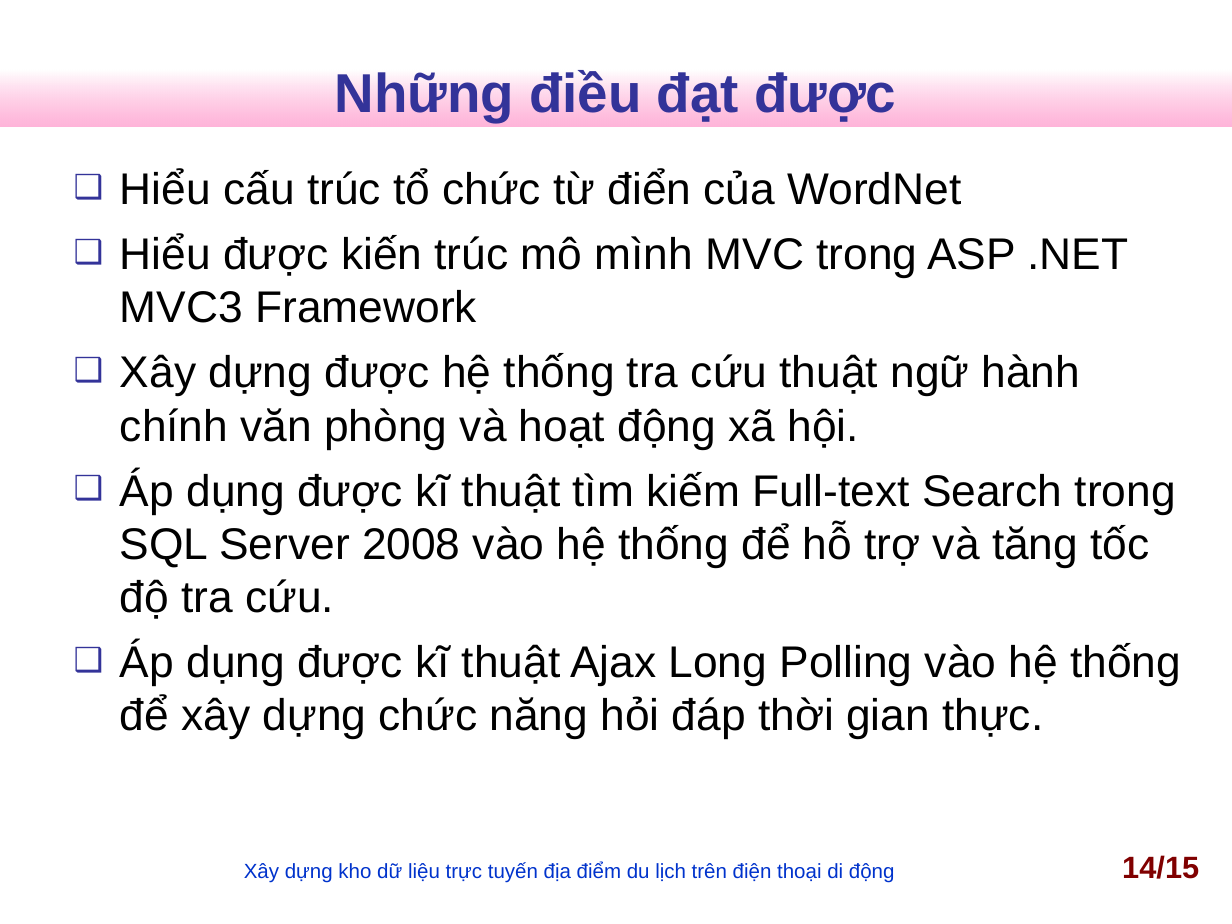
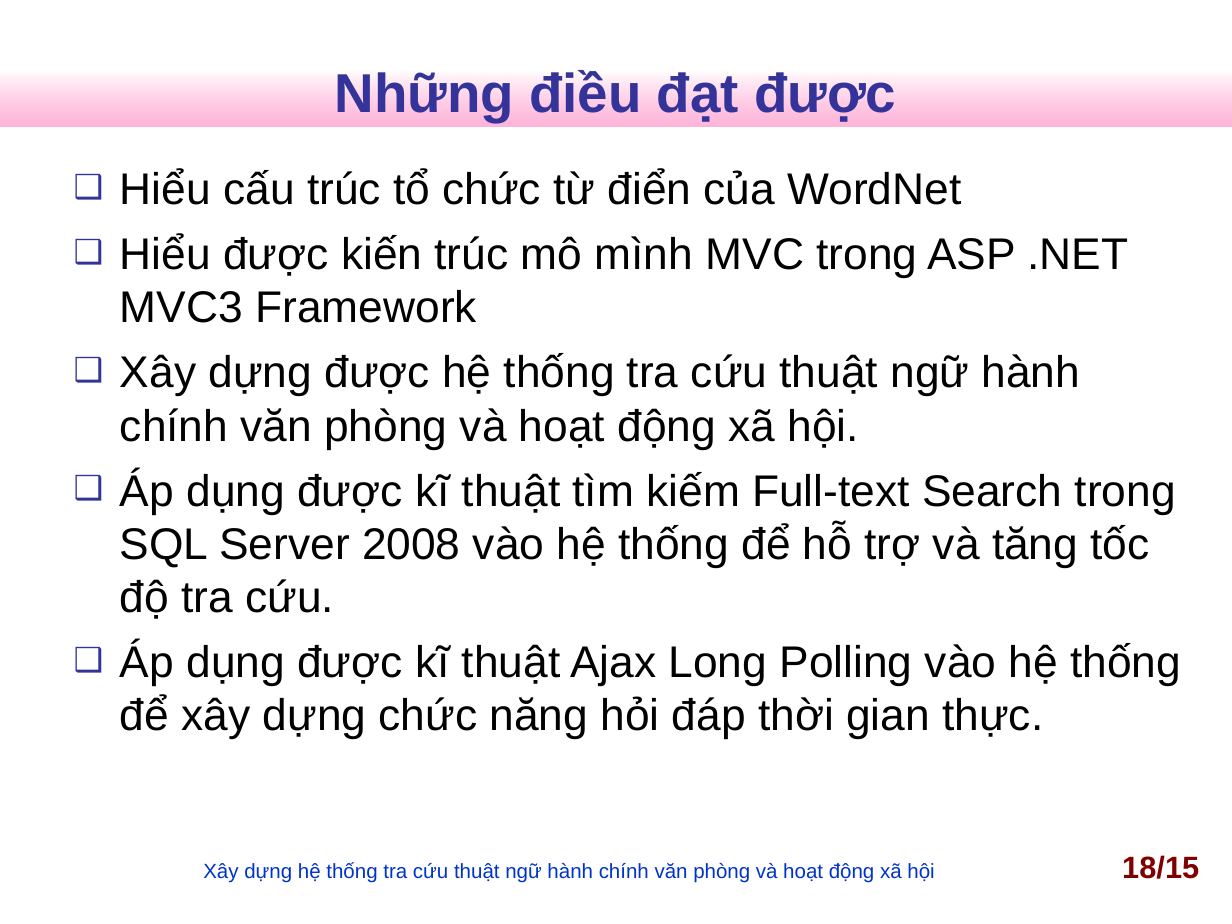
Before and after one commit to nguyentk90/tra-cuu-thuat-ngu-hanh-chinh, a slide deck: slide 18 of Documents/slideN2013.ppt (slide 14 before the commit). Drawn at 1232x924 pixels with LibreOffice and Linux fonts; fonts in the diff are those of the drawing; background and template pictures are left out. Boxes give left, top, right and bottom in pixels: in the first picture for what was removed or moved away, otherwise in the second. Text is boxed around its words. In the diff, an @@ line names an element or a change of style, - is before the commit and + after.

```diff
--- a/Documents/slideN2013.ppt
+++ b/Documents/slideN2013.ppt
@@ text at <box>203,862,934,883</box>: text changed @@
-Xây dựng kho dữ liệu trực tuyến địa điểm du lịch trên điện thoại di động
+Xây dựng hệ thống tra cứu thuật ngữ hành chính văn phòng và hoạt động xã hội
@@ page number at <box>1122,855,1199,879</box>: text changed @@
-14/15
+18/15
```
Also in this commit, not shown: 9 other slides changed, 5 slides added, 1 slide removed, 2 other files.
